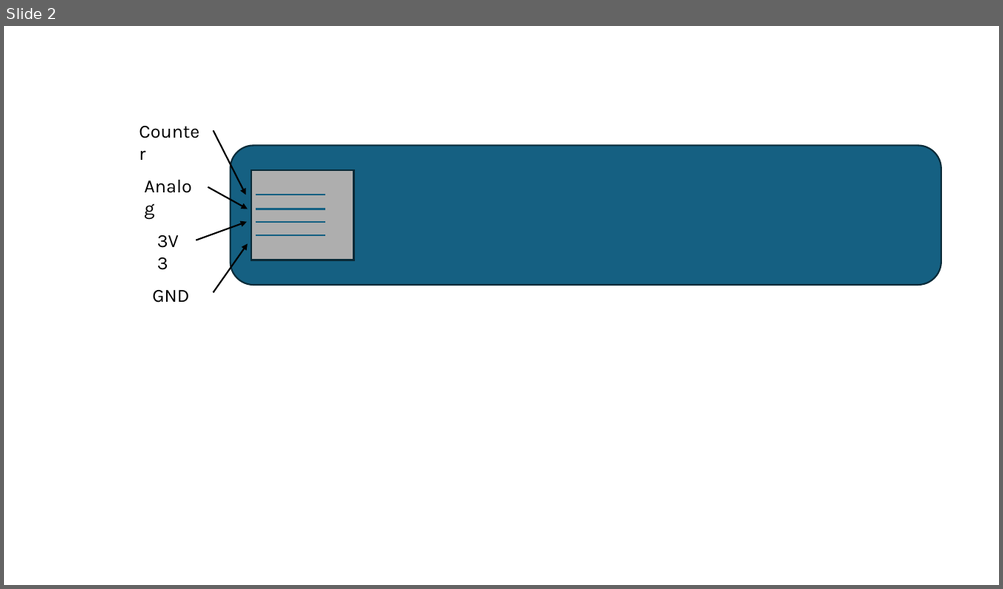
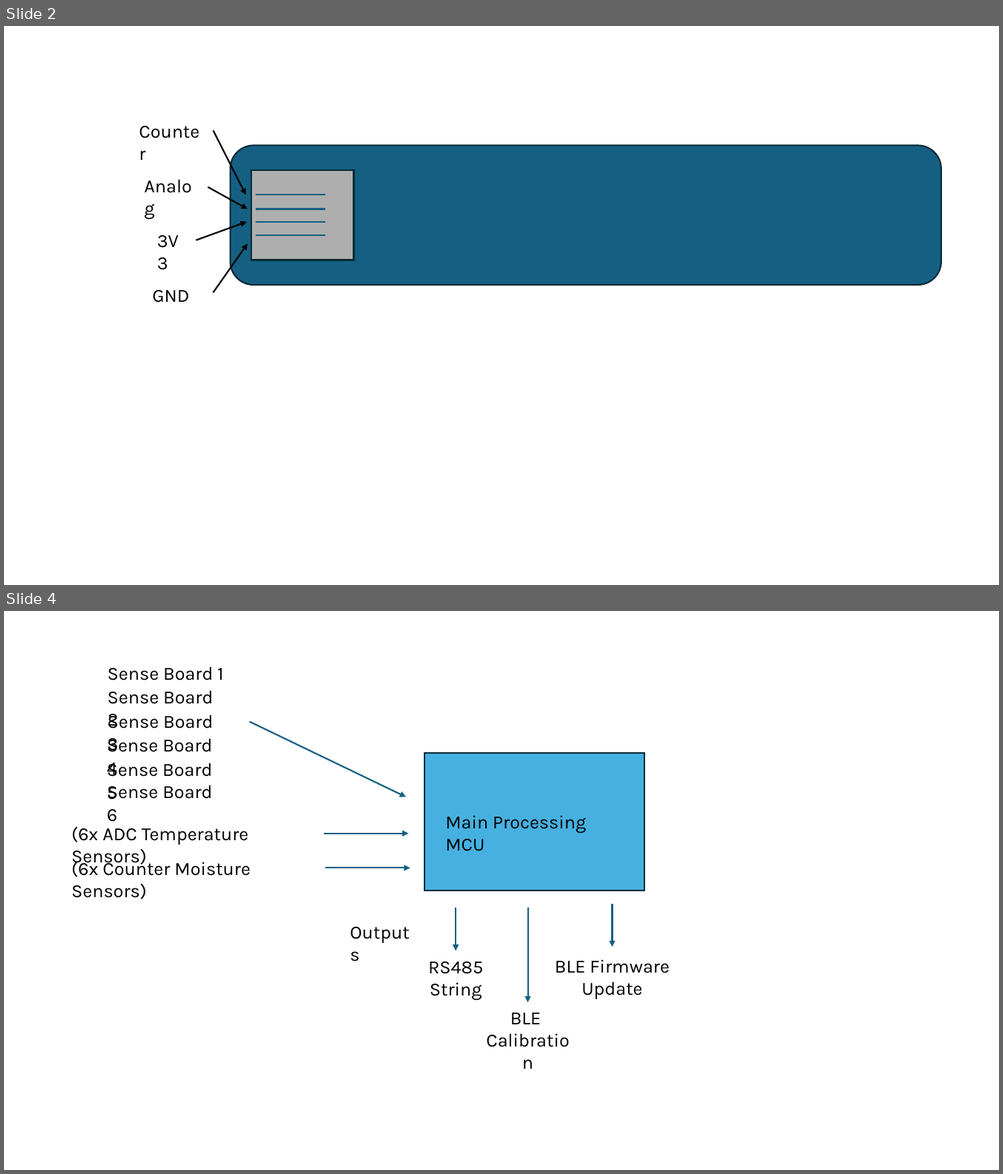
Before and after one commit to Iron-Byron/Testing-Documentation-for-SMP, a slide deck: Diagram.pptx. Shown one above the other, each under a label of ours: slide 2 before the commit, slides 2 and 4 after it; the slides between them are not shown. The pictures are 1003x589 and 1003x1174 pixels, drawn with LibreOffice and Linux fonts; fonts in the diff are those of the drawing. Boxes give left, top, right and bottom in pixels: in the first picture for what was removed or moved away, otherwise in the second. Text is boxed around its words. In the diff, an @@ line names an element or a change of style, - is before the commit and + after.

```diff
--- a/Diagram.pptx
+++ b/Diagram.pptx
@@ slide 4 added at (4,611,999,1170), background #FFFFFF @@
@@ text added at (108,667,223,681), 18 pt, text #000000 @@
+Sense Board 1
@@ text added at (108,690,213,729), 18 pt, text #000000 @@
+Sense Board 2
@@ text added at (108,714,213,752), 18 pt, text #000000 @@
+Sense Board 3
@@ arrow added from (250, 721) to (406, 797), #156082 1.5 pt @@
@@ text added at (107,738,212,777), 18 pt, text #000000 @@
+Sense Board 4
@@ text added at (107,763,212,800), 18 pt, text #000000 @@
+Sense Board 5
@@ rectangle added at (424,753,644,891), fill #46B1E1, outline #092A39 1.5 pt @@
@@ text added at (107,785,212,822), 18 pt, text #000000 @@
+Sense Board 6
@@ text added at (71,827,249,868), 18 pt, text #000000 @@
+(6x ADC Temperature Sensors)
@@ text added at (445,815,586,851), 18 pt, text #000000 @@
+Main Processing MCU
@@ arrow added from (324, 833) to (408, 833), #156082 1.5 pt @@
@@ text added at (71,858,250,900), 18 pt, text #000000 @@
+(6x Counter Moisture Sensors)
@@ arrow added from (325, 869) to (410, 869), #156082 1.5 pt @@
@@ text added at (343,917,425,947), 18 pt, text #000000 @@
+Outputs
@@ arrow added from (455, 908) to (455, 951), #156082 1.5 pt @@
@@ arrow added from (528, 908) to (528, 1002), #156082 1.5 pt @@
@@ arrow added from (612, 904) to (612, 948), #156082 1.5 pt @@
@@ text added at (428,962,483,1000), 18 pt, text #000000 @@
+RS485
+String
@@ text added at (555,960,669,999), 18 pt, text #000000 @@
+BLE Firmware
+Update
@@ text added at (510,1013,541,1025), 18 pt, text #000000 @@
+BLE
+Calibration
```
Also in this commit, not shown: 1 slide changed, 2 other slides added, 4 other files.
